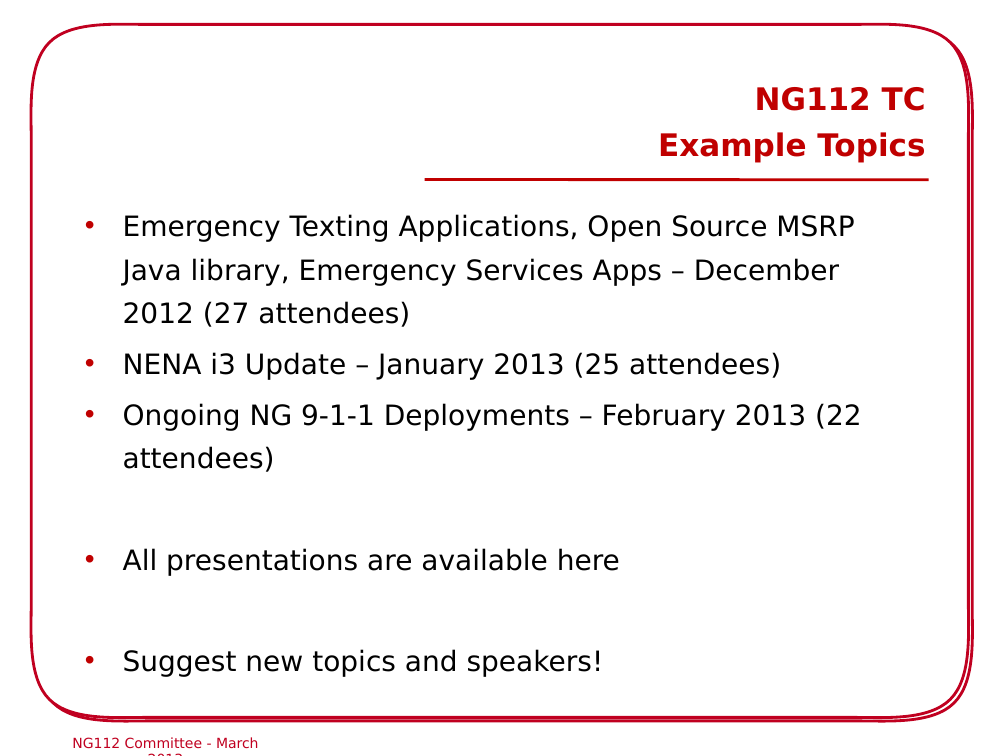
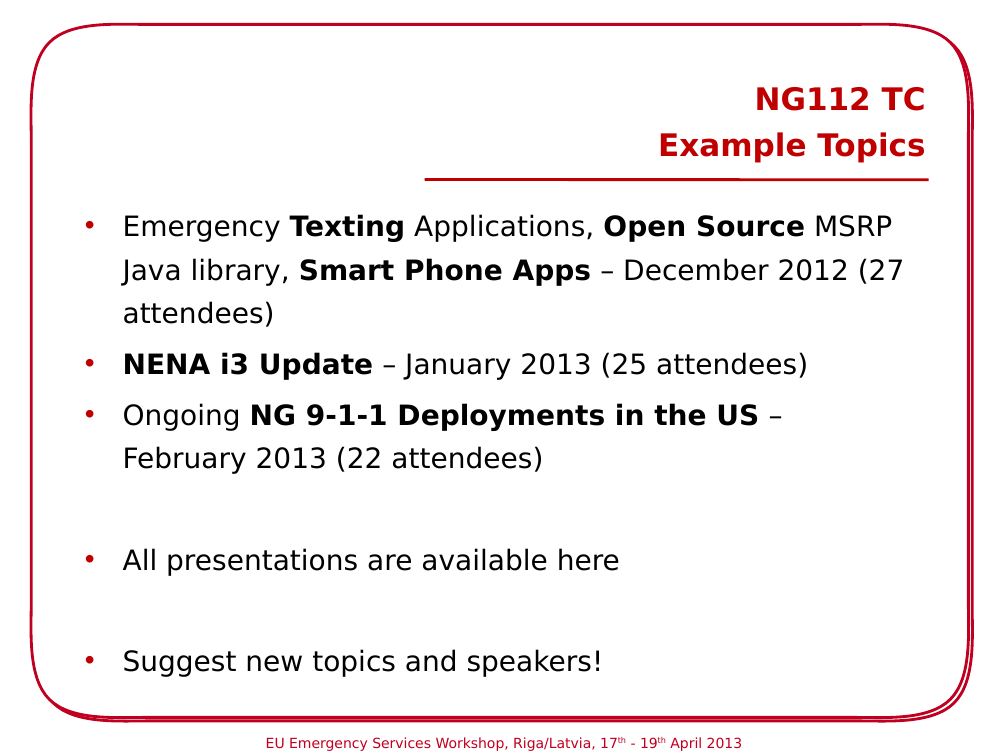
Before and after one commit to hannestschofenig/tschofenig-ids, a slide deck: slide 4 of eena-workshop-riga2013/NG112_Commitee_Riga.ppt. Drawn at 1008x756 pixels with LibreOffice and Linux fonts; fonts in the diff are those of the drawing; background and template pictures are left out. Boxes give left, top, right and bottom in pixels: in the first picture for what was removed or moved away, otherwise in the second. Text is boxed around its words. In the diff, an @@ line names an element or a change of style, - is before the commit and + after.

```diff
--- a/eena-workshop-riga2013/NG112_Commitee_Riga.ppt
+++ b/eena-workshop-riga2013/NG112_Commitee_Riga.ppt
@@ text at (x1=123, y1=214, x2=905, y2=327): text changed @@
-  • Emergency Texting Applications, Open Source MSRP Java library, Emergency Services Apps – December 2012 (27 attendees)
+  • Emergency Texting Applications, Open Source MSRP Java library, Smart Phone Apps – December 2012 (27 attendees)
@@ text at (x1=123, y1=352, x2=808, y2=380): bold on in "NENA i3 Update" @@
@@ text at (x1=123, y1=403, x2=759, y2=474): text changed @@
-  • Ongoing NG 9-1-1 Deployments – February 2013 (22 attendees)
+  • Ongoing NG 9-1-1 Deployments in the US – February 2013 (22 attendees)
@@ text removed at (x1=72, y1=737, x2=259, y2=749) @@
-NG112 Committee - March 2013
@@ text added at (x1=266, y1=737, x2=743, y2=751), 10 pt, text #C00020 @@
+EU Emergency Services Workshop, Riga/Latvia, 17th - 19th April 2013
```
Also in this commit, not shown: 16 other slides changed, 1 slide added, 1 slide removed.
